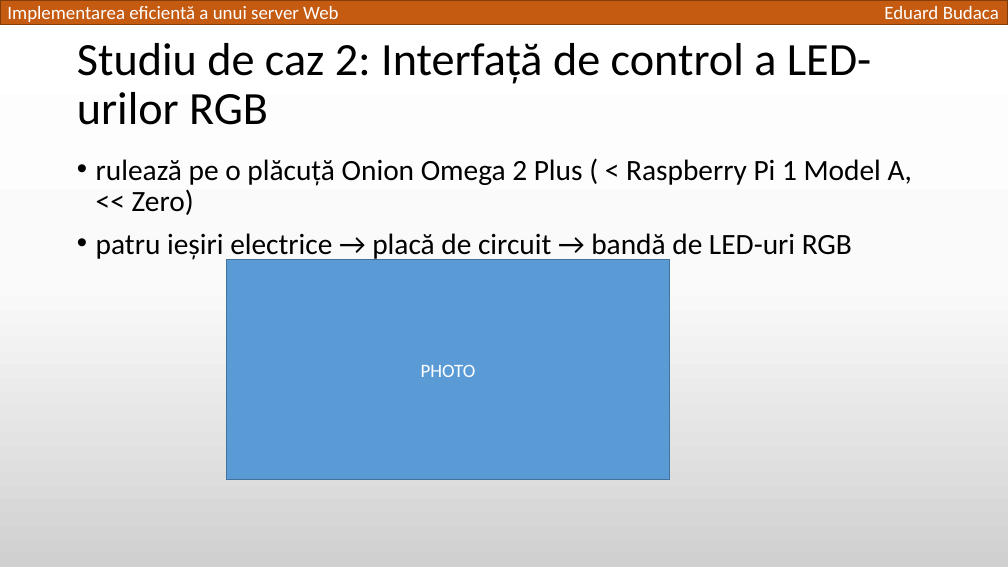
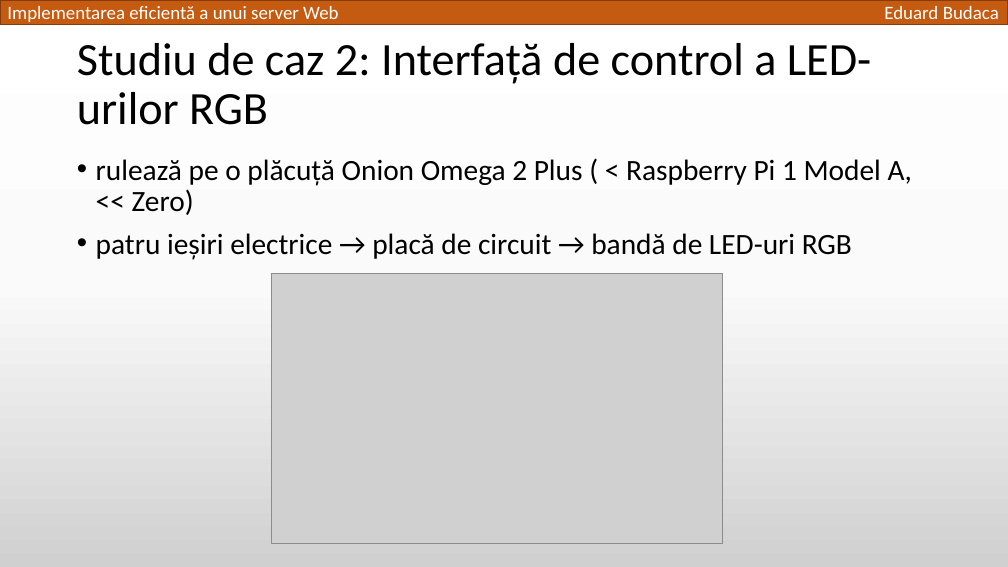
Before and after one commit to TED-996/bachelor-thesis-pack, a slide deck: slide 15 of Licenta2018BudacaEduard/Implementarea eficientă a unui server Web.pptx. Drawn at 1008x567 pixels with LibreOffice and Linux fonts; fonts in the diff are those of the drawing; grey boxes stand for pictures. Boxes give left, top, right and bottom in pixels: in the first picture for what was removed or moved away, otherwise in the second. Text is boxed around its words. In the diff, an @@ line names an element or a change of style, - is before the commit and + after.

```diff
--- a/Licenta2018BudacaEduard/Implementarea eficientă a unui server Web.pptx
+++ b/Licenta2018BudacaEduard/Implementarea eficientă a unui server Web.pptx
@@ rectangle removed at bbox=[226, 259, 669, 479] @@
-PHOTO
@@ picture added at bbox=[272, 274, 723, 544] @@
```
Also in this commit, not shown: 2 other slides changed, 1 other file.
